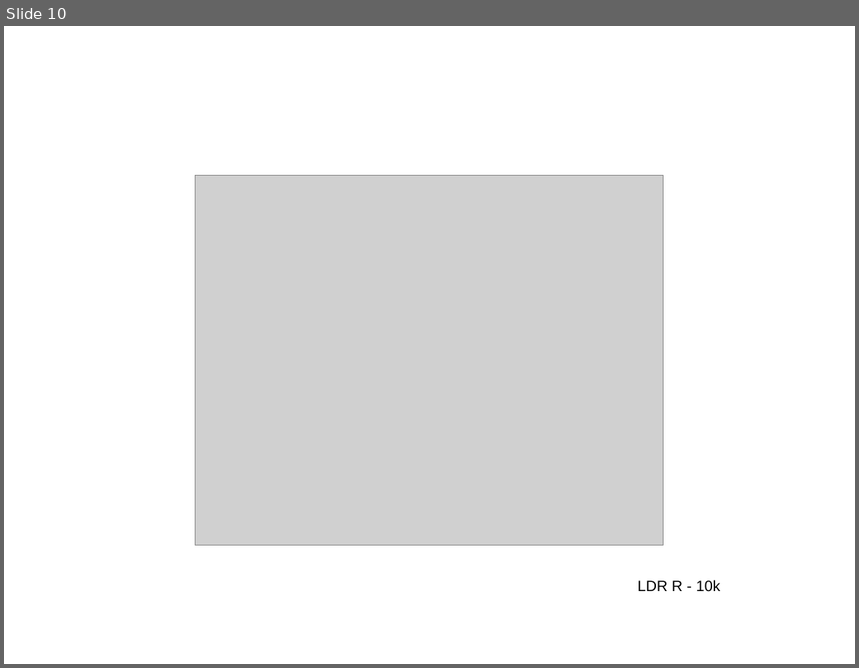
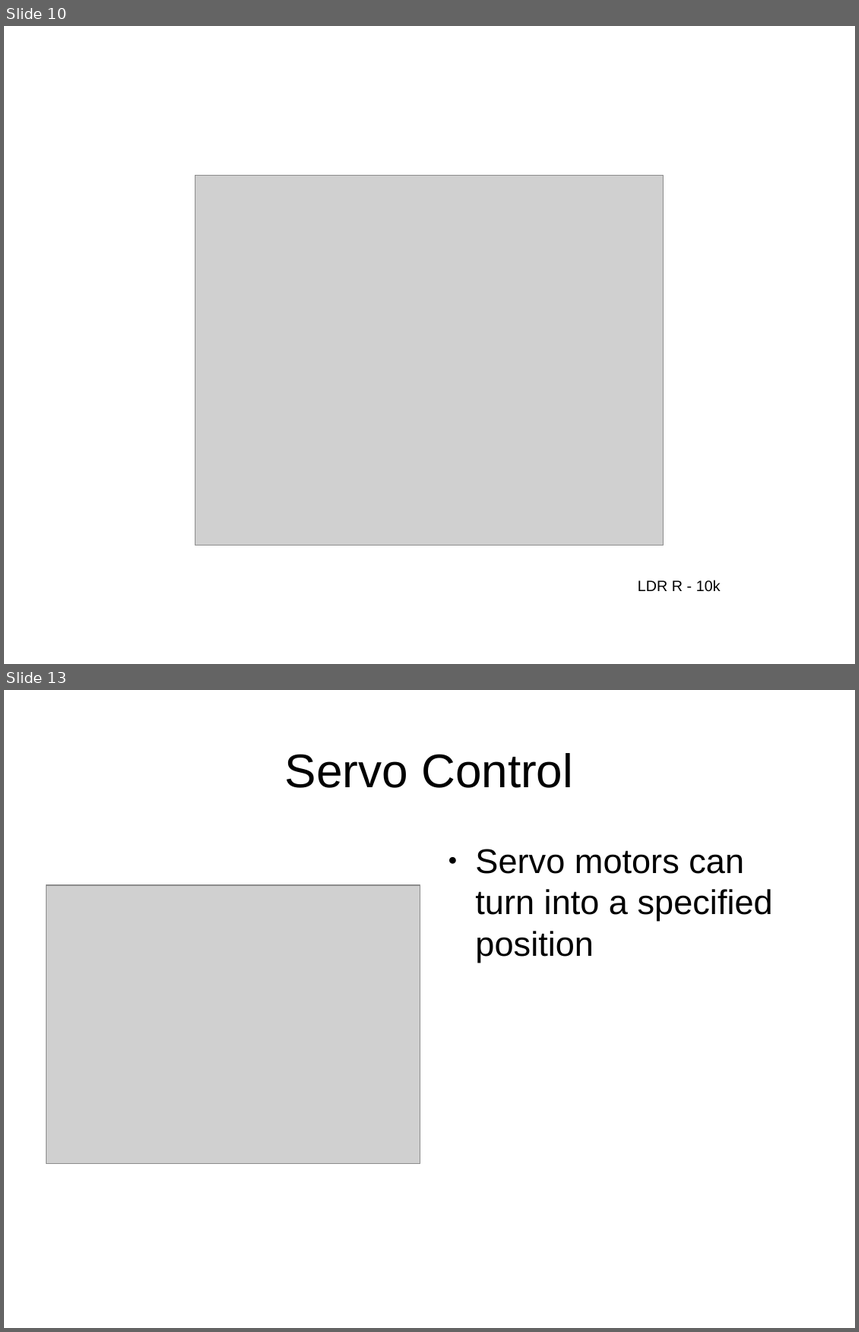
Before and after one commit to dhayanithivijayan/LearnIt, a slide deck: Arduino/DayThree.odp. Shown one above the other, each under a label of ours: slide 10 before the commit, slides 10 and 13 after it; the slides between them are not shown. The pictures are 859x668 and 859x1332 pixels, drawn with LibreOffice and Linux fonts; fonts in the diff are those of the drawing; grey boxes stand for pictures. Boxes give left, top, right and bottom in pixels: in the first picture for what was removed or moved away, otherwise in the second. Text is boxed around its words. In the diff, an @@ line names an element or a change of style, - is before the commit and + after.

```diff
--- a/Arduino/DayThree.odp
+++ b/Arduino/DayThree.odp
@@ slide 13 added at [4,690,855,1328], background #FFFFFF @@
@@ title added at [285,753,573,788], 44 pt, text #000000 @@
+Servo Control
@@ text added at [475,849,773,962], 32 pt, text #000000 @@
+● Servo motors can turn into a specified position
@@ picture added at [47,885,420,1163] @@
```
Also in this commit, not shown: 5 other slides added, 5 slides removed, 4 other files.
